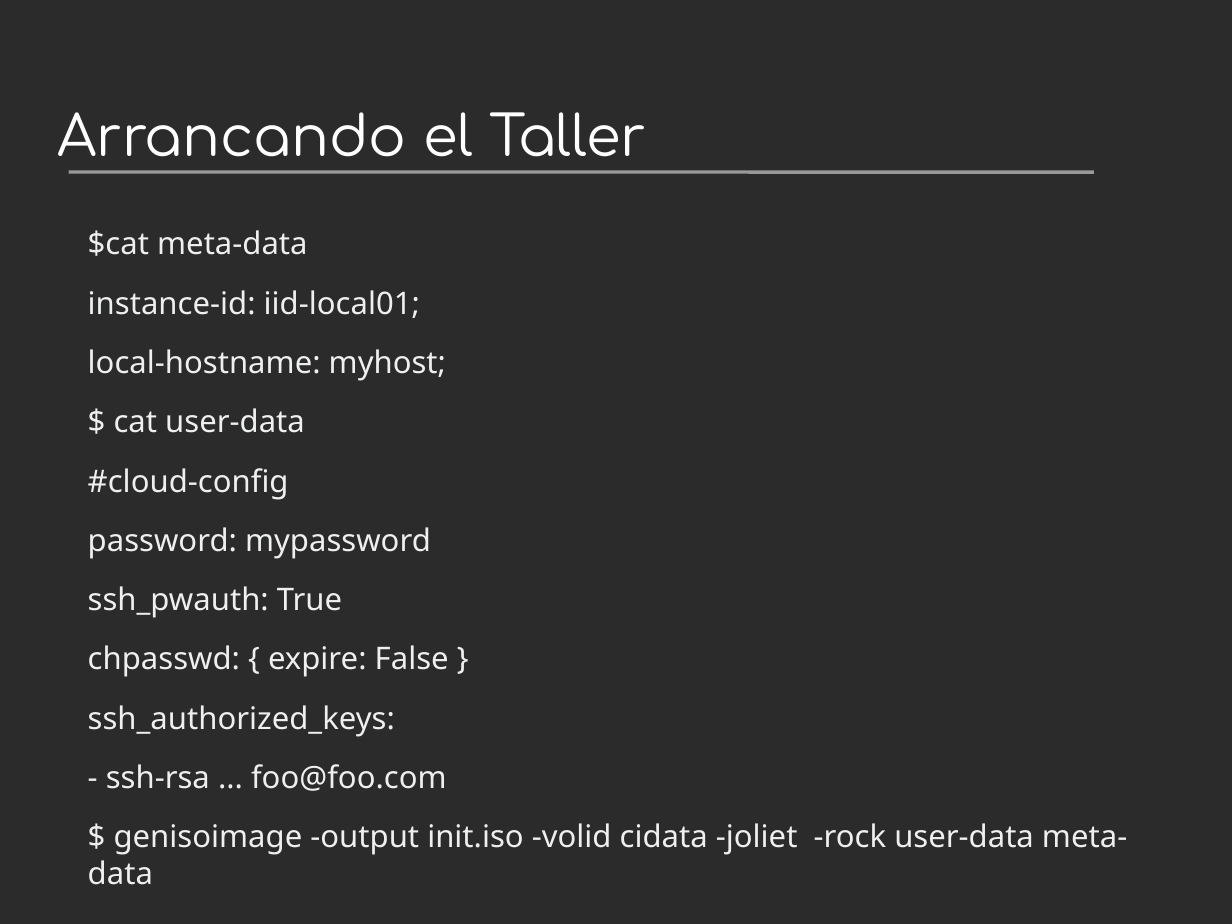
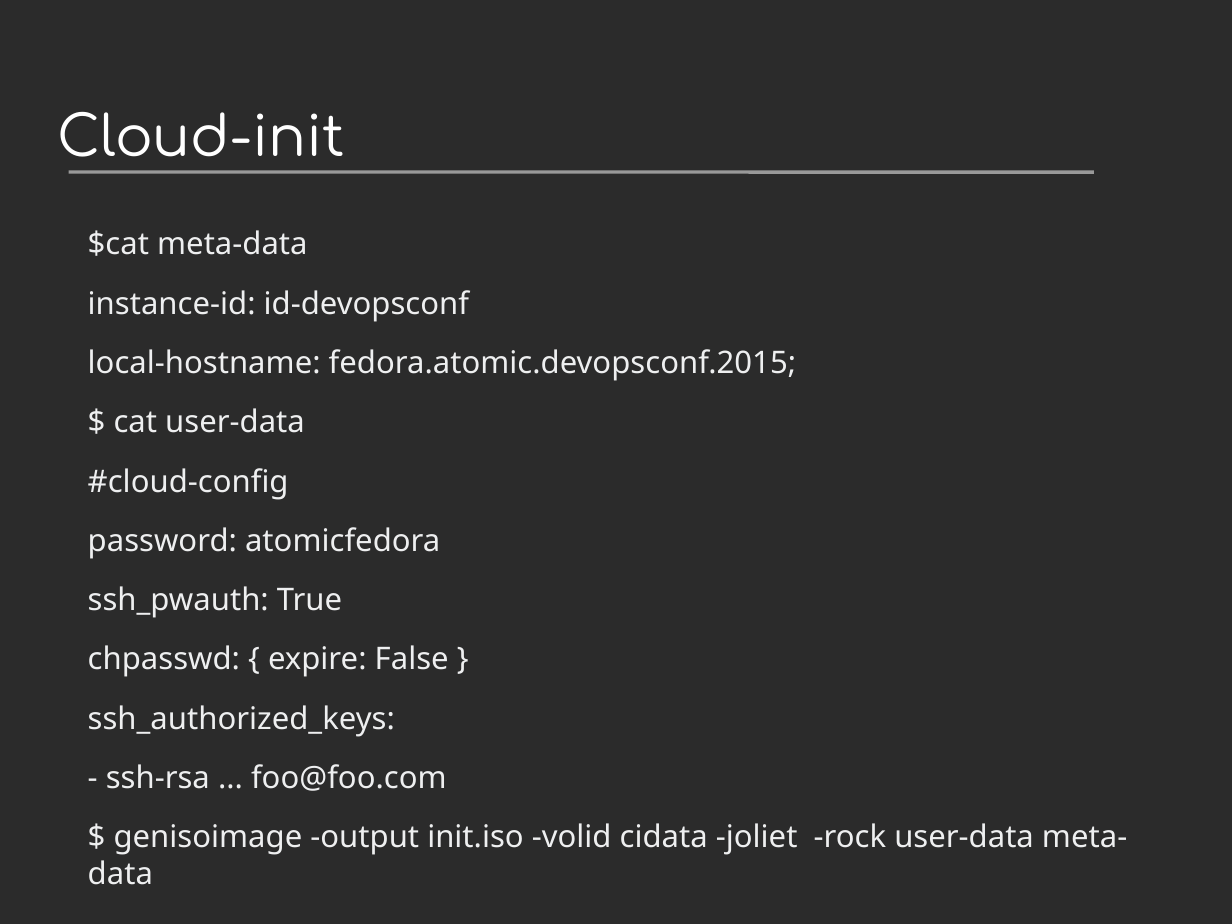
Before and after one commit to villadalmine/arg-fedora, a slide deck: slide 15 of Presentaciones/Devopconf2015/ProyectoAtomic.odp. Drawn at 1232x924 pixels with LibreOffice and Linux fonts; fonts in the diff are those of the drawing; background and template pictures are left out; a plain dark background stands for a picture behind light text. Boxes give left, top, right and bottom in pixels: in the first picture for what was removed or moved away, otherwise in the second. Text is boxed around its words. In the diff, an @@ line names an element or a change of style, - is before the commit and + after.

```diff
--- a/Presentaciones/Devopconf2015/ProyectoAtomic.odp
+++ b/Presentaciones/Devopconf2015/ProyectoAtomic.odp
@@ title at bbox=[57, 112, 344, 157]: text changed @@
-Arrancando el Taller
+Cloud-init
@@ text at bbox=[88, 290, 796, 381]: text changed @@
-instance-id: iid-local01;
-local-hostname: myhost;
+instance-id: id-devopsconf
+local-hostname: fedora.atomic.devopsconf.2015;
@@ text at bbox=[88, 527, 440, 559]: text changed @@
-password: mypassword
+password: atomicfedora
```
Also in this commit, not shown: 2 other slides changed, 21 slides added, 3 slides removed, 3 other files.
